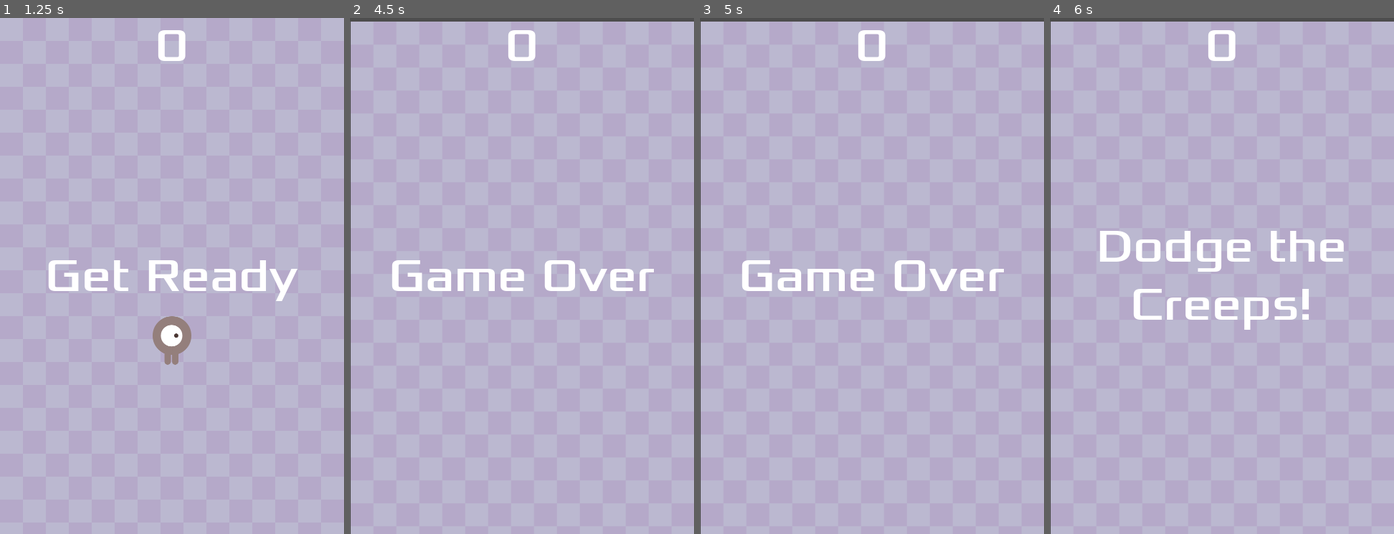
Above: before the commit, frames 1-4 (left to right).
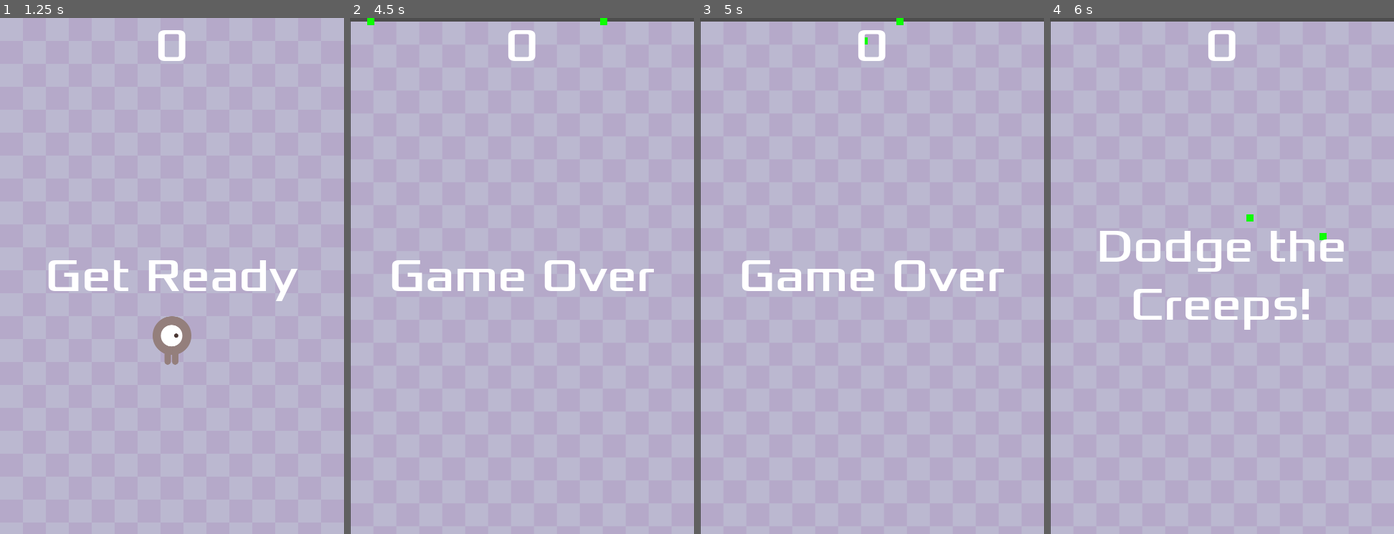
Above: after the commit, the same moments.

Repository: iequalsone/Dodge-the-Creeps
Game: Godot game, scene res://scenes/main.tscn
The game is run twice, just before and just after one commit, with the same random seed, the same clock (stepped at 60 frames per second) and the same inputs.
Inputs:
- Up to frame 1 (1.25 s): click "Start" at 0.5 s
- Up to frame 2 (4.5 s): tap Enter at 1.25 s; hold Up (move_up) 1.28-2.78 s; tap Space (shoot_projectile, bound only after the commit) at 1.35, 2.1, 2.85, 3.6, 4.25, 4.35 s; hold Left (move_left) 2.78-4.28 s; hold Down (move_down) from 4.28 s (still down)
- Up to frame 3 (5 s): keep holding Down (move_down)
- Up to frame 4 (6 s): tap Enter at 5 s; release Down (move_down) at 5.03 s; hold Right (move_right) 5.03-5.78 s; tap Space (shoot_projectile, bound only after the commit) at 5.1, 5.85 s; hold Up (move_up) from 5.78 s (still down)

Frame 1 is identical in both runs. In frame 2, less than 0.1% of the frame differs, in the area x 5-75%, y 0-2%; in frame 3, less than 0.1%; in frame 4, less than 0.1%.
Error after the commit: Invalid call. Nonexistent function 'die' in base 'Area2D (player.gd)'. (res://scenes/projectile.gd:18)

Commit message:
progress on projectile

Diff:
--- a/project.godot
+++ b/project.godot
@@ -51,6 +51,11 @@
 "events": [Object(InputEventKey,"resource_local_to_scene":false,"resource_name":"","device":-1,"window_id":0,"alt_press …(195 unchanged characters)…
 ]
 }
+shoot_projectile={
+"deadzone": 0.5,
+"events": [Object(InputEventKey,"resource_local_to_scene":false,"resource_name":"","device":-1,"window_id":0,"alt_pressed":false,"shift_pressed":false,"ctrl_pressed":false,"meta_pressed":false,"pressed":false,"keycode":0,"physical_keycode":32,"key_label":0,"unicode":32,"location":0,"echo":false,"script":null)
+]
+}
 
 [rendering]
 
--- a/scenes/player.tscn
+++ b/scenes/player.tscn
@@ -47,4 +47,6 @@
 [node name="CollisionShape2D" type="CollisionShape2D" parent="."]
 shape = SubResource("CapsuleShape2D_8u2qe")
 
+[node name="ProjectileContainer" type="Node" parent="."]
+
 [connection signal="body_entered" from="." to="." method="_on_body_entered"]
--- /dev/null
+++ b/scenes/projectile.gd
@@ -0,0 +1,18 @@
+extends Area2D
+
+@export var speed: int = 500
+
+@onready var visible_notifier = $VisibleNotifier
+
+func _ready() -> void:
+	visible_notifier.connect("screen_exited", _on_screen_exited)
+
+func _physics_process(delta: float) -> void:
+	global_position.x += speed * delta
+
+func _on_screen_exited() -> void:
+	queue_free()
+
+func _on_area_entered(area: Area2D) -> void:
+	queue_free()
+	area.die()
--- /dev/null
+++ b/scenes/projectile.tscn
@@ -0,0 +1,20 @@
+[gd_scene load_steps=4 format=3 uid="uid://dbkxdbiccup1h"]
+
+[ext_resource type="Script" path="res://scenes/projectile.gd" id="1_yj6ht"]
+[ext_resource type="Texture2D" uid="uid://2veuc1ut3ycr" path="res://art/projectile.png" id="2_ds0lq"]
+
+[sub_resource type="RectangleShape2D" id="RectangleShape2D_5afx0"]
+size = Vector2(8, 8)
+
+[node name="Projectile" type="Area2D"]
+script = ExtResource("1_yj6ht")
+
+[node name="Sprite2D" type="Sprite2D" parent="."]
+texture = ExtResource("2_ds0lq")
+
+[node name="CollisionShape2D" type="CollisionShape2D" parent="."]
+shape = SubResource("RectangleShape2D_5afx0")
+
+[node name="VisibleNotifier" type="VisibleOnScreenNotifier2D" parent="."]
+
+[connection signal="area_entered" from="." to="." method="_on_area_entered"]
--- a/scripts/player.gd
+++ b/scripts/player.gd
@@ -4,6 +4,11 @@
 
 @export var speed = 400
 var screen_size
+
+var projectile_speed = 600
+var projectile_scene = preload("res://scenes/projectile.tscn")
+
+@onready var projectile_container = $ProjectileContainer
 
 
 # Called when the node enters the scene tree for the first time.
@@ -15,6 +20,10 @@
 # Called every frame. 'delta' is the elapsed time since the previous frame.
 func _process(delta: float) -> void:
 	var velocity = Vector2.ZERO # The player's movement vector.
+
+	if Input.is_action_just_pressed("shoot_projectile"):
+		shoot_projectile(velocity.x < 0)
+
 	if Input.is_action_pressed("move_right"):
 		velocity.x += 1
 	if Input.is_action_pressed("move_left"):
@@ -42,6 +51,20 @@
 		$AnimatedSprite2D.flip_v = velocity.y > 0
 
 
+func _physics_process(delta: float) -> void:
+	var screen_size = get_viewport_rect().size
+	global_position = global_position.clamp(Vector2(0,0), screen_size)
+
+func shoot_projectile(forward: bool) -> void:
+	var projectile_instance = projectile_scene.instantiate()
+	projectile_container.add_child(projectile_instance)
+	projectile_instance.global_position = global_position
+	if forward:
+		projectile_instance.global_position.x += 80
+	else:
+		projectile_instance.global_position.x -= 80
+	# play projectile sound here
+
 func _on_body_entered(body: Node2D) -> void:
 	Global.camera.shake(0.2, 6)
 	hide() # Player disappears after being hit
Binary file added: art/projectile.png
Not shown, added: art/projectile.png.import
